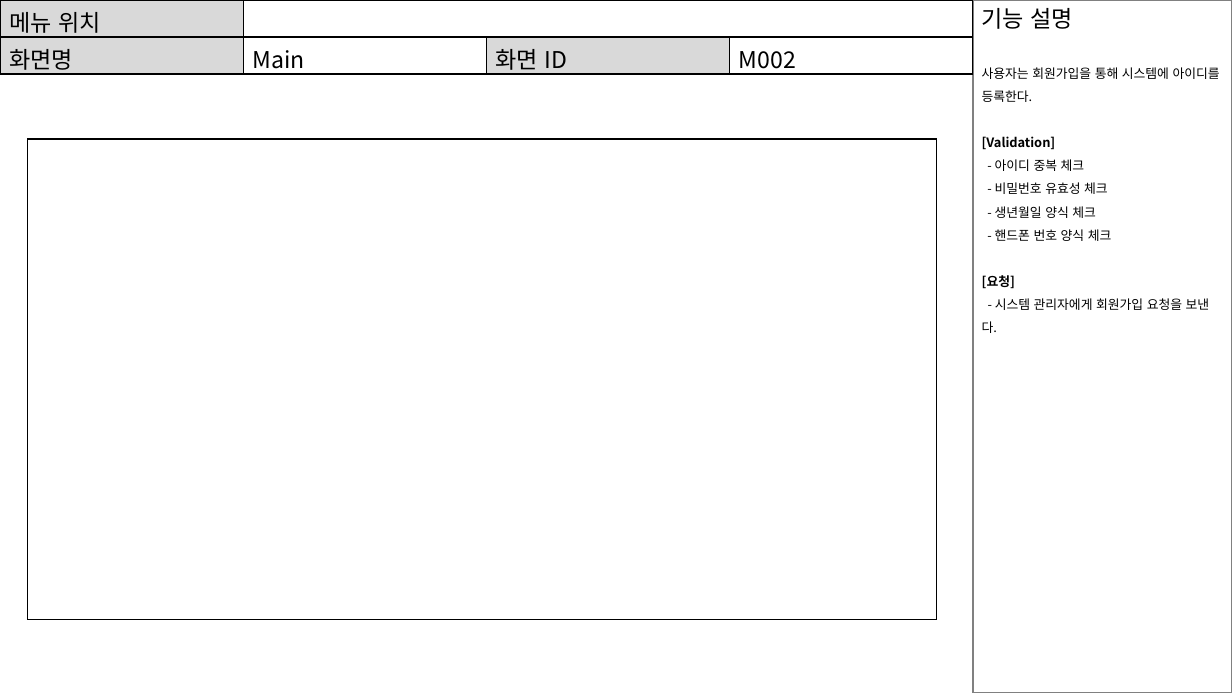
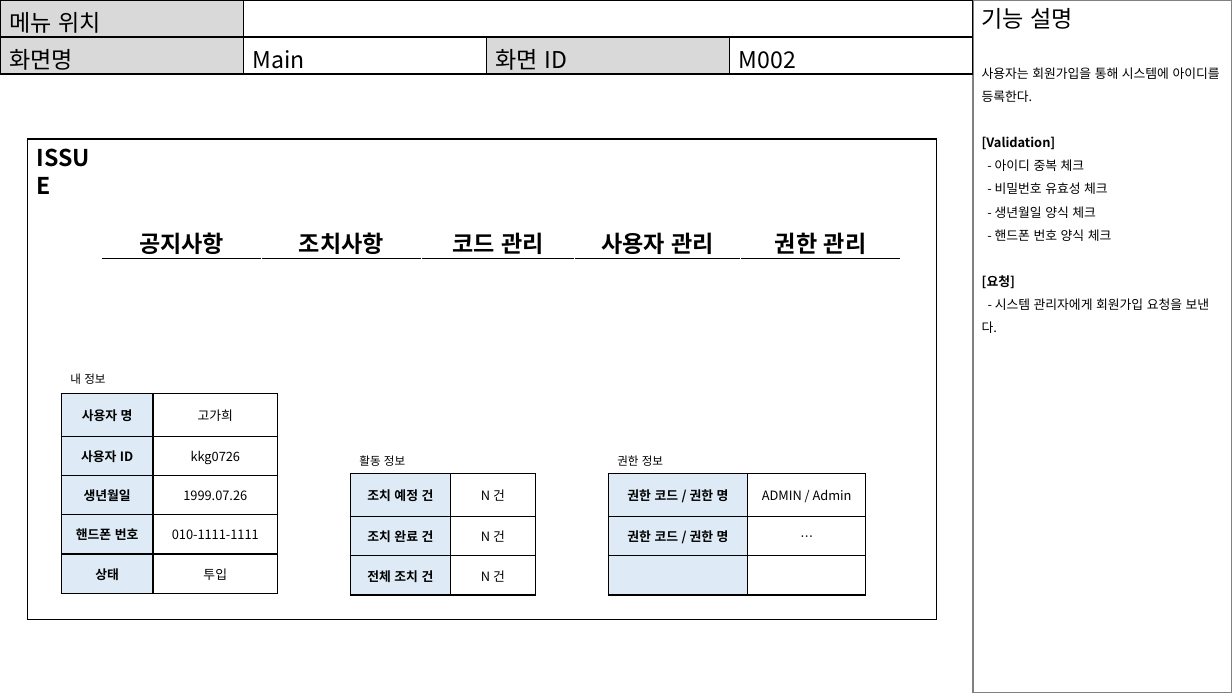
Before and after one commit to ckdals6932/ISSUE-PROJECT, a slide deck: slide 7 of src/main/webapp/document/화면설계서.pptx (slide 5 before the commit). Drawn at 1232x693 pixels with LibreOffice and Linux fonts; fonts in the diff are those of the drawing. Boxes give left, top, right and bottom in pixels: in the first picture for what was removed or moved away, otherwise in the second. Text is boxed around its words. In the diff, an @@ line names an element or a change of style, - is before the commit and + after.

```diff
--- a/src/main/webapp/document/화면설계서.pptx
+++ b/src/main/webapp/document/화면설계서.pptx
@@ text added at box(28, 140, 110, 177), 18 pt, text #000000, bold @@
+ISSUE
@@ table added at box(102, 221, 901, 259), 1 rows, 5 columns @@
+공지사항 | 조치사항 | 코드 관리 | 사용자 관리 | 권한 관리
@@ text added at box(70, 373, 105, 384), 9 pt, text #000000 @@
+내 정보
@@ table added at box(61, 394, 277, 593), 5 rows, 2 columns @@
+사용자 명 | 고가희
+사용자 ID | kkg0726
+생년월일 | 1999.07.26
+핸드폰 번호 | 010-1111-1111
+상태 | 투입
@@ table added at box(350, 474, 535, 595), 3 rows, 2 columns @@
+조치 예정 건 | N 건
+조치 완료 건 | N 건
+전체 조치 건 | N 건
@@ text added at box(359, 455, 405, 466), 9 pt, text #000000 @@
+활동 정보
@@ table added at box(608, 474, 866, 595), 3 rows, 2 columns @@
+권한 코드 / 권한 명 | ADMIN / Admin
+권한 코드 / 권한 명 | …
+ | 
@@ text added at box(617, 455, 663, 466), 9 pt, text #000000 @@
+권한 정보
```
Also in this commit, not shown: 5 other slides changed, 3 slides added, 1 other file.
